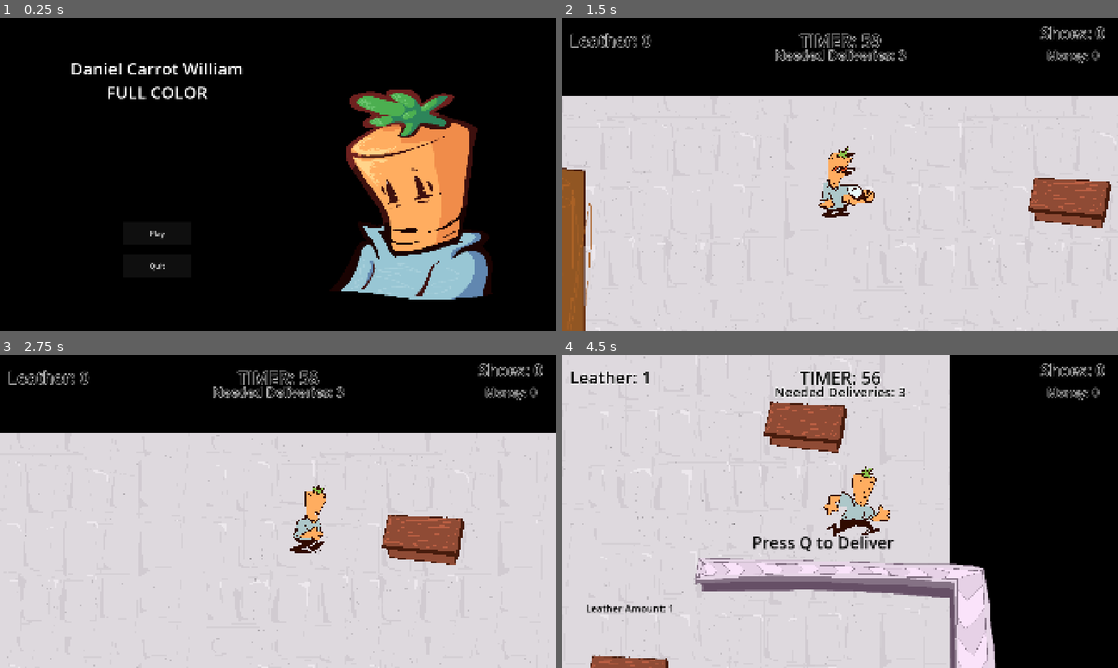
Above: before the commit, frames 1-4 (two rows, left to right).
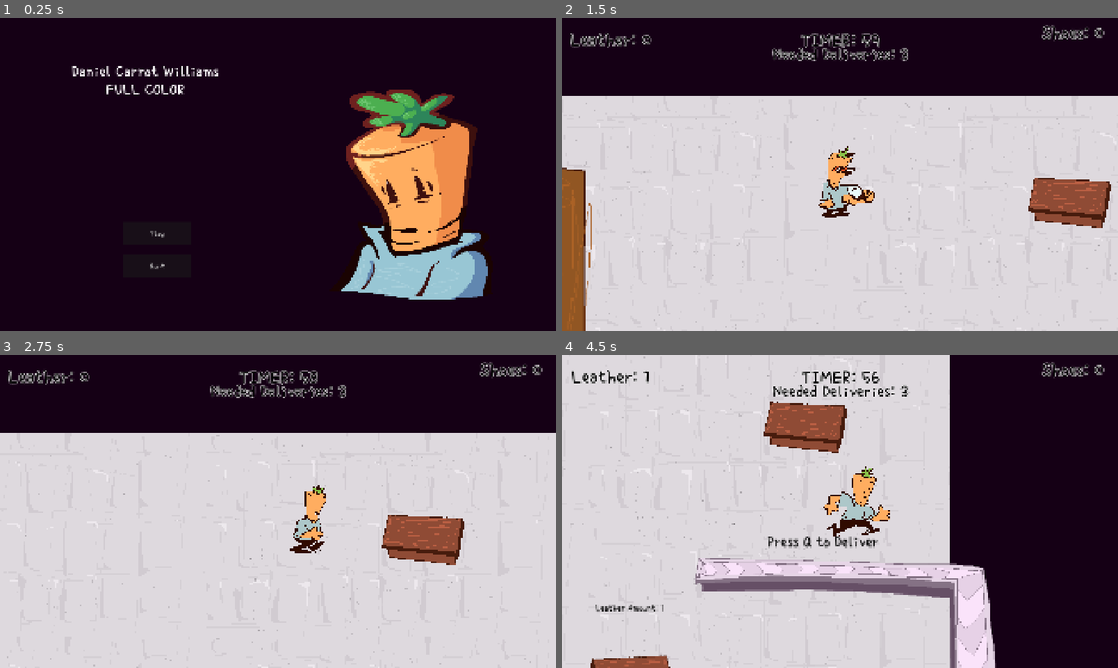
Above: after the commit, the same moments.

Repository: RONGAMES2/Mini-Jame-Gam-56-CAPITALISM
Game: Godot game, scene res://Scenes/main_menu.tscn
Same seed, same stepped clock (60 frames per second), same inputs: the game is played once before the commit and once after it.
Inputs:
- Up to frame 1 (0.25 s): no input
- Up to frame 2 (1.5 s): click "Play" at 0.5 s; click "Start" at 1.25 s
- Up to frame 3 (2.75 s): hold D (right) from 2.03 s (still down); tap E (Craft) at 2.1 s; tap Q (Deposit) at 2.3 s
- Up to frame 4 (4.5 s): release D (right) at 2.78 s; hold S (down) 2.78-3.53 s; tap Q (Deposit) at 2.85, 3.5, 3.8, 4.25, 4.35 s; tap E (Craft) at 3.05, 3.6 s; hold D (right) 3.53-4.28 s; hold W (up) from 4.28 s (still down)

The runs differ from the first frame. In frame 1, 1.4% of the frame differs, in the area x 12-44%, y 14-81%; in frame 2, 2.0%; in frame 3, 2.0%; in frame 4, 2.7%, in the area x 1-98%, y 2-100%.

Commit message:
LAST BATCH

Diff:
--- a/new-game-project/Scenes/UI.tscn
+++ b/new-game-project/Scenes/UI.tscn
@@ -1,6 +1,7 @@
 [gd_scene format=3 uid="uid://dbtxw1jpbbb5i"]
 
 [ext_resource type="Script" uid="uid://boleur2wrj2lj" path="res://Scripts/UI.gd" id="1_w371h"]
+[ext_resource type="FontFile" uid="uid://b72l0qsaxa2fx" path="res://Assets/Fonts/Single_Day/SingleDay-Regular.ttf" id="2_nxvpl"]
 
 [node name="UI" type="CanvasLayer" unique_id=1862808448]
 script = ExtResource("1_w371h")
@@ -16,7 +17,8 @@
 theme_override_colors/font_color = Color(0, 0, 0, 1)
 theme_override_colors/font_outline_color = Color(1, 1, 1, 1)
 theme_override_constants/outline_size = 8
-theme_override_font_sizes/font_size = 58
+theme_override_fonts/font = ExtResource("2_nxvpl")
+theme_override_font_sizes/font_size = 70
 text = "Leather: 0"
 horizontal_alignment = 1
 vertical_alignment = 1
@@ -36,12 +38,14 @@
 theme_override_colors/font_color = Color(0, 0, 0, 1)
 theme_override_colors/font_outline_color = Color(1, 1, 1, 1)
 theme_override_constants/outline_size = 8
-theme_override_font_sizes/font_size = 56
+theme_override_fonts/font = ExtResource("2_nxvpl")
+theme_override_font_sizes/font_size = 70
 text = "Shoes: 0"
 horizontal_alignment = 1
 vertical_alignment = 1
 
 [node name="MoneyText" type="BoxContainer" parent="." unique_id=2089039824]
+visible = false
 anchors_preset = 1
 anchor_left = 1.0
 anchor_right = 1.0
@@ -59,7 +63,8 @@
 theme_override_colors/font_color = Color(0, 0, 0, 1)
 theme_override_colors/font_outline_color = Color(1, 1, 1, 1)
 theme_override_constants/outline_size = 8
-theme_override_font_sizes/font_size = 41
+theme_override_fonts/font = ExtResource("2_nxvpl")
+theme_override_font_sizes/font_size = 70
 text = "Money: 0"
 horizontal_alignment = 1
 vertical_alignment = 1
@@ -80,7 +85,8 @@
 theme_override_colors/font_color = Color(0, 0, 0, 1)
 theme_override_colors/font_outline_color = Color(1, 1, 1, 1)
 theme_override_constants/outline_size = 8
-theme_override_font_sizes/font_size = 60
+theme_override_fonts/font = ExtResource("2_nxvpl")
+theme_override_font_sizes/font_size = 70
 text = "TIMER: 30"
 horizontal_alignment = 1
 vertical_alignment = 1
@@ -102,7 +108,8 @@
 theme_override_colors/font_color = Color(0, 0, 0, 1)
 theme_override_colors/font_outline_color = Color(1, 1, 1, 1)
 theme_override_constants/outline_size = 8
-theme_override_font_sizes/font_size = 46
+theme_override_fonts/font = ExtResource("2_nxvpl")
+theme_override_font_sizes/font_size = 63
 text = "Needed Deliveries: 0"
 horizontal_alignment = 1
 vertical_alignment = 1
--- a/new-game-project/Scenes/craft_station.tscn
+++ b/new-game-project/Scenes/craft_station.tscn
@@ -2,6 +2,7 @@
 
 [ext_resource type="Script" uid="uid://cr5yisq8sudl" path="res://Scripts/craft_station.gd" id="1_flvjj"]
 [ext_resource type="Texture2D" uid="uid://ct237fifjqiwr" path="res://Assets/Sprites/stuff.png" id="2_flvjj"]
+[ext_resource type="FontFile" uid="uid://b72l0qsaxa2fx" path="res://Assets/Fonts/Single_Day/SingleDay-Regular.ttf" id="3_il4ko"]
 
 [sub_resource type="RectangleShape2D" id="RectangleShape2D_g4v7s"]
 size = Vector2(220, 894)
@@ -30,6 +31,7 @@
 size_flags_vertical = 3
 theme_override_colors/font_color = Color(0, 0, 0, 1)
 theme_override_colors/font_outline_color = Color(1, 1, 1, 1)
+theme_override_fonts/font = ExtResource("3_il4ko")
 theme_override_font_sizes/font_size = 44
 text = "Press E to Craft"
 horizontal_alignment = 1
@@ -43,6 +45,7 @@
 offset_bottom = -104.0
 theme_override_colors/font_color = Color(0, 0, 0, 1)
 theme_override_colors/font_outline_color = Color(1, 1, 1, 1)
+theme_override_fonts/font = ExtResource("3_il4ko")
 text = "Needed Leather: 2"
 horizontal_alignment = 1
 vertical_alignment = 1
--- a/new-game-project/Scenes/delivery_station.tscn
+++ b/new-game-project/Scenes/delivery_station.tscn
@@ -2,6 +2,7 @@
 
 [ext_resource type="Script" uid="uid://4c678i5bjv8c" path="res://Scripts/delivery_station.gd" id="1_qt4r6"]
 [ext_resource type="Texture2D" uid="uid://bio2cqm5rkg6b" path="res://Assets/Sprites/items.png" id="2_2dtgu"]
+[ext_resource type="FontFile" uid="uid://b72l0qsaxa2fx" path="res://Assets/Fonts/Single_Day/SingleDay-Regular.ttf" id="3_qtp08"]
 
 [sub_resource type="AtlasTexture" id="AtlasTexture_qtp08"]
 atlas = ExtResource("2_2dtgu")
@@ -53,6 +54,7 @@
 size_flags_vertical = 3
 theme_override_colors/font_color = Color(0, 0, 0, 1)
 theme_override_colors/font_outline_color = Color(1, 1, 1, 1)
+theme_override_fonts/font = ExtResource("3_qtp08")
 theme_override_font_sizes/font_size = 44
 text = "Press Q to Deliver"
 horizontal_alignment = 1
--- a/new-game-project/Scenes/leather_station.tscn
+++ b/new-game-project/Scenes/leather_station.tscn
@@ -2,6 +2,7 @@
 
 [ext_resource type="Script" uid="uid://bsls6tdwdaaxw" path="res://Scripts/leather_station.gd" id="1_hpa14"]
 [ext_resource type="Texture2D" uid="uid://bio2cqm5rkg6b" path="res://Assets/Sprites/items.png" id="2_hpa14"]
+[ext_resource type="FontFile" uid="uid://b72l0qsaxa2fx" path="res://Assets/Fonts/Single_Day/SingleDay-Regular.ttf" id="3_bq7m2"]
 
 [sub_resource type="CircleShape2D" id="CircleShape2D_bq7m2"]
 radius = 215.33463
@@ -29,6 +30,22 @@
 [node name="Cooldown" type="Timer" parent="." unique_id=2018116725]
 wait_time = 0.5
 
+[node name="Instructions" type="Label" parent="." unique_id=206745870]
+visible = false
+offset_left = -333.0
+offset_top = -193.0
+offset_right = 337.0
+offset_bottom = -59.0
+size_flags_horizontal = 3
+size_flags_vertical = 3
+theme_override_colors/font_color = Color(0, 0, 0, 1)
+theme_override_colors/font_outline_color = Color(1, 1, 1, 1)
+theme_override_fonts/font = ExtResource("3_bq7m2")
+theme_override_font_sizes/font_size = 44
+text = "Press E to make leather"
+horizontal_alignment = 1
+vertical_alignment = 1
+
 [connection signal="body_entered" from="." to="." method="_on_body_entered"]
 [connection signal="body_exited" from="." to="." method="_on_body_exited"]
 [connection signal="timeout" from="Cooldown" to="." method="_on_cooldown_timeout"]
--- a/new-game-project/Scenes/main_menu.tscn
+++ b/new-game-project/Scenes/main_menu.tscn
@@ -2,9 +2,11 @@
 
 [ext_resource type="Script" uid="uid://c3v8iwskm725p" path="res://Scripts/main_menu.gd" id="1_28flt"]
 [ext_resource type="Texture2D" uid="uid://tjlqcbjf5jbb" path="res://Assets/Sprites/Screenshot 2026-06-28 104052.png" id="2_48xlc"]
+[ext_resource type="FontFile" uid="uid://b72l0qsaxa2fx" path="res://Assets/Fonts/Single_Day/SingleDay-Regular.ttf" id="2_opfnp"]
 [ext_resource type="Texture2D" uid="uid://cmdx82n40i7tb" path="res://Assets/Sprites/Screenshot 2026-06-28 105303.png" id="3_1ehe0"]
 [ext_resource type="Texture2D" uid="uid://dcsxcvl4ej1ku" path="res://Assets/Sprites/Screenshot 2026-06-28 110811.png" id="4_ce3w2"]
 [ext_resource type="Texture2D" uid="uid://fpworbbyfdf0" path="res://Assets/Sprites/CARROOOOTTTT.png" id="5_n45e2"]
+[ext_resource type="AudioStream" uid="uid://doxsrngx3uama" path="res://Assets/Sound/audiomass-output.mp3" id="7_cp0ys"]
 
 [sub_resource type="Theme" id="Theme_g4v7s"]
 
@@ -17,7 +19,7 @@
 anchor_right = 0.5
 offset_left = -766.0
 offset_top = 94.0
-offset_right = -69.0
+offset_right = -149.0
 offset_bottom = 337.0
 grow_horizontal = 2
 
@@ -25,8 +27,9 @@
 layout_mode = 2
 size_flags_horizontal = 3
 size_flags_vertical = 1
+theme_override_fonts/font = ExtResource("2_opfnp")
 theme_override_font_sizes/font_size = 58
-text = "Daniel Carrot William FULL COLOR"
+text = "Daniel Carrot Williams FULL COLOR"
 horizontal_alignment = 1
 vertical_alignment = 1
 autowrap_mode = 3
@@ -48,7 +51,8 @@
 layout_mode = 2
 size_flags_horizontal = 3
 theme = SubResource("Theme_g4v7s")
-theme_override_font_sizes/font_size = 26
+theme_override_fonts/font = ExtResource("2_opfnp")
+theme_override_font_sizes/font_size = 31
 text = "Play"
 
 [node name="Quit" type="BoxContainer" parent="." unique_id=1645671369]
@@ -68,7 +72,8 @@
 layout_mode = 2
 size_flags_horizontal = 3
 theme = SubResource("Theme_g4v7s")
-theme_override_font_sizes/font_size = 26
+theme_override_fonts/font = ExtResource("2_opfnp")
+theme_override_font_sizes/font_size = 31
 text = "Quit
 "
 
@@ -104,7 +109,8 @@
 layout_mode = 2
 size_flags_horizontal = 3
 theme = SubResource("Theme_g4v7s")
-theme_override_font_sizes/font_size = 26
+theme_override_fonts/font = ExtResource("2_opfnp")
+theme_override_font_sizes/font_size = 31
 text = "Start"
 
 [node name="LeatherStationInfo" type="BoxContainer" parent="Instructions Tab" unique_id=785397179]
@@ -112,7 +118,7 @@
 anchors_preset = 5
 anchor_left = 0.5
 anchor_right = 0.5
-offset_left = -734.0
+offset_left = -394.0
 offset_top = 66.0
 offset_right = 734.0
 offset_bottom = 248.0
@@ -122,10 +128,12 @@
 layout_mode = 2
 size_flags_horizontal = 3
 size_flags_vertical = 1
-theme_override_font_sizes/font_size = 28
-text = "Click the E button on the Leather Station to make leather."
-horizontal_alignment = 1
-vertical_alignment = 1
+theme_override_fonts/font = ExtResource("2_opfnp")
+theme_override_font_sizes/font_size = 31
+text = "Click the E button on the Leather Station to make leather. Leather can also passively regenerate at the Auto-Leather Station."
+horizontal_alignment = 1
+vertical_alignment = 1
+autowrap_mode = 2
 
 [node name="LeatherStation" type="BoxContainer" parent="Instructions Tab" unique_id=115514897]
 layout_mode = 0
@@ -145,7 +153,7 @@
 anchors_preset = 5
 anchor_left = 0.5
 anchor_right = 0.5
-offset_left = -734.0
+offset_left = -375.0
 offset_top = 370.0
 offset_right = 734.0
 offset_bottom = 552.0
@@ -155,10 +163,12 @@
 layout_mode = 2
 size_flags_horizontal = 3
 size_flags_vertical = 1
-theme_override_font_sizes/font_size = 28
-text = "Click the E button on the Crafting Station to make shoes."
-horizontal_alignment = 1
-vertical_alignment = 1
+theme_override_fonts/font = ExtResource("2_opfnp")
+theme_override_font_sizes/font_size = 31
+text = "Click the E button on the Crafting Station to make shoes. Each pair of shoes costs a certain amount of leather and the amount of leather needed to make shoes will increase as the game continues."
+horizontal_alignment = 1
+vertical_alignment = 1
+autowrap_mode = 2
 
 [node name="CraftStation" type="BoxContainer" parent="Instructions Tab" unique_id=1463168390]
 layout_mode = 0
@@ -178,9 +188,9 @@
 anchors_preset = 5
 anchor_left = 0.5
 anchor_right = 0.5
-offset_left = -734.0
+offset_left = -398.0
 offset_top = 709.0
-offset_right = 734.0
+offset_right = 751.0
 offset_bottom = 891.0
 grow_horizontal = 2
 
@@ -188,10 +198,12 @@
 layout_mode = 2
 size_flags_horizontal = 3
 size_flags_vertical = 1
-theme_override_font_sizes/font_size = 28
-text = "Click the Q button on the Delivery Line to deliver shoes."
-horizontal_alignment = 1
-vertical_alignment = 1
+theme_override_fonts/font = ExtResource("2_opfnp")
+theme_override_font_sizes/font_size = 31
+text = "Click the Q button on the Delivery Line to deliver shoes. Make sure to deliver the needed amount of shoes before time runs out."
+horizontal_alignment = 1
+vertical_alignment = 1
+autowrap_mode = 2
 
 [node name="DeliveryStation" type="BoxContainer" parent="Instructions Tab" unique_id=1225622121]
 layout_mode = 0
@@ -206,6 +218,10 @@
 texture = ExtResource("4_ce3w2")
 expand_mode = 1
 
+[node name="AudioStreamPlayer2D" type="AudioStreamPlayer2D" parent="." unique_id=2138673550]
+stream = ExtResource("7_cp0ys")
+autoplay = true
+
 [connection signal="pressed" from="Play/PlayButton" to="." method="_on_play_button_pressed"]
 [connection signal="pressed" from="Quit/QuitButton" to="." method="_on_quit_button_pressed"]
 [connection signal="pressed" from="Instructions Tab/Start/StartButton" to="." method="_on_start_button_pressed"]
--- a/new-game-project/Scenes/player.tscn
+++ b/new-game-project/Scenes/player.tscn
@@ -3,6 +3,7 @@
 [ext_resource type="Script" uid="uid://c3ubxpp10k6x6" path="res://Scripts/player.gd" id="1_v0iea"]
 [ext_resource type="Texture2D" uid="uid://5mc62o6u0yka" path="res://Assets/Sprites/WCD Idle.png" id="2_6t5aa"]
 [ext_resource type="Texture2D" uid="uid://cyv16tapfjhcd" path="res://Assets/Sprites/WCD Run.png" id="3_vgqql"]
+[ext_resource type="AudioStream" uid="uid://dqx5rtbg7rh3d" path="res://Assets/Sound/Untitled song (Jun 28%2C 2026 12%3A57 PM).mp3" id="4_vgqql"]
 
 [sub_resource type="AtlasTexture" id="AtlasTexture_fkybt"]
 atlas = ExtResource("2_6t5aa")
@@ -94,3 +95,8 @@
 [node name="Camera2D" type="Camera2D" parent="." unique_id=1147995408]
 zoom = Vector2(1.3, 1.3)
 position_smoothing_enabled = true
+
+[node name="AudioStreamPlayer2D" type="AudioStreamPlayer2D" parent="." unique_id=1993766880]
+stream = ExtResource("4_vgqql")
+volume_db = -10.0
+autoplay = true
--- a/new-game-project/Scenes/regen_station.tscn
+++ b/new-game-project/Scenes/regen_station.tscn
@@ -2,6 +2,7 @@
 
 [ext_resource type="Script" uid="uid://c86bpg6ixi5pm" path="res://Scripts/regen_station.gd" id="1_8ye41"]
 [ext_resource type="Texture2D" uid="uid://bio2cqm5rkg6b" path="res://Assets/Sprites/items.png" id="2_8ye41"]
+[ext_resource type="FontFile" uid="uid://b72l0qsaxa2fx" path="res://Assets/Fonts/Single_Day/SingleDay-Regular.ttf" id="3_bdda5"]
 
 [sub_resource type="RectangleShape2D" id="RectangleShape2D_g4v7s"]
 size = Vector2(299, 212)
@@ -18,6 +19,7 @@
 
 [node name="Sprite2D" type="Sprite2D" parent="." unique_id=1328009726]
 texture = ExtResource("2_8ye41")
+flip_h = true
 region_enabled = true
 region_rect = Rect2(1451.3412, 93.64891, 333.37573, 198.09282)
 
@@ -32,6 +34,7 @@
 offset_bottom = -160.0
 theme_override_colors/font_color = Color(0, 0, 0, 1)
 theme_override_colors/font_outline_color = Color(1, 1, 1, 1)
+theme_override_fonts/font = ExtResource("3_bdda5")
 theme_override_font_sizes/font_size = 26
 text = "Item Amount: 0"
 horizontal_alignment = 1
--- a/new-game-project/Scenes/test_scene.tscn
+++ b/new-game-project/Scenes/test_scene.tscn
@@ -7,6 +7,8 @@
 [ext_resource type="PackedScene" uid="uid://bp08gyfr2elgf" path="res://Scenes/delivery_station.tscn" id="5_ak5v8"]
 [ext_resource type="Texture2D" uid="uid://bolncpffwbub2" path="res://Assets/Sprites/stuff1.png" id="6_x033f"]
 [ext_resource type="PackedScene" uid="uid://dcwsqjpd4odop" path="res://Scenes/leather_station.tscn" id="7_rdbpf"]
+[ext_resource type="Script" uid="uid://b8ouj7mgdpb4o" path="res://Scripts/retry_menu.gd" id="8_d3awe"]
+[ext_resource type="FontFile" uid="uid://b72l0qsaxa2fx" path="res://Assets/Fonts/Single_Day/SingleDay-Regular.ttf" id="9_yglu3"]
 
 [sub_resource type="RectangleShape2D" id="RectangleShape2D_g4v7s"]
 size = Vector2(1919, 45)
@@ -14,12 +16,14 @@
 [node name="Test Scene" type="Node2D" unique_id=96555768]
 
 [node name="Player" parent="." unique_id=1114874733 groups=["Player"] instance=ExtResource("1_3dogw")]
+process_mode = 1
 position = Vector2(890, 194)
 
 [node name="RegenStation" parent="." unique_id=159219671 instance=ExtResource("2_r5l72")]
 position = Vector2(1033, 943)
 
 [node name="UI" parent="." unique_id=1862808448 instance=ExtResource("3_50ct6")]
+visible = false
 
 [node name="Craft Station" parent="." unique_id=651509721 instance=ExtResource("4_hb2xm")]
 position = Vector2(94, 604)
@@ -69,3 +73,98 @@
 [node name="CollisionShape2D" type="CollisionShape2D" parent="Wall4" unique_id=833470839]
 position = Vector2(949.5, 12.5)
 shape = SubResource("RectangleShape2D_g4v7s")
+
+[node name="Retry Menu" type="CanvasLayer" parent="." unique_id=604712002]
+process_mode = 3
+script = ExtResource("8_d3awe")
+
+[node name="Retry Text" type="BoxContainer" parent="Retry Menu" unique_id=11320877]
+anchors_preset = 5
+anchor_left = 0.5
+anchor_right = 0.5
+offset_left = -160.0
+offset_top = 83.0
+offset_right = 161.0
+offset_bottom = 170.0
+grow_horizontal = 2
+
+[node name="Label" type="Label" parent="Retry Menu/Retry Text" unique_id=1510031926]
+layout_mode = 2
+size_flags_horizontal = 3
+size_flags_vertical = 1
+theme_override_colors/font_color = Color(0, 0, 0, 1)
+theme_override_colors/font_outline_color = Color(1, 1, 1, 1)
+theme_override_constants/outline_size = 8
+theme_override_fonts/font = ExtResource("9_yglu3")
+theme_override_font_sizes/font_size = 86
+text = "You Lost!"
+horizontal_alignment = 1
+vertical_alignment = 1
+
+[node name="Retry" type="BoxContainer" parent="Retry Menu" unique_id=976895907]
+anchors_preset = 8
+anchor_left = 0.5
+anchor_top = 0.5
+anchor_right = 0.5
+anchor_bottom = 0.5
+offset_left = -77.0
+offset_top = 103.0
+offset_right = 77.0
+offset_bottom = 170.0
+grow_horizontal = 2
+grow_vertical = 2
+
+[node name="RetryButton" type="Button" parent="Retry Menu/Retry" unique_id=1883680428]
+process_mode = 3
+layout_mode = 2
+size_flags_horizontal = 3
+theme_override_fonts/font = ExtResource("9_yglu3")
+theme_override_font_sizes/font_size = 58
+text = "   Retry?  "
+
+[node name="Main Menu" type="BoxContainer" parent="Retry Menu" unique_id=1440568442]
+anchors_preset = 8
+anchor_left = 0.5
+anchor_top = 0.5
+anchor_right = 0.5
+anchor_bottom = 0.5
+offset_left = -77.0
+offset_top = 195.0
+offset_right = 77.0
+offset_bottom = 262.0
+grow_horizontal = 2
+grow_vertical = 2
+
+[node name="MainMenuButton" type="Button" parent="Retry Menu/Main Menu" unique_id=661699584]
+process_mode = 3
+layout_mode = 2
+size_flags_horizontal = 3
+theme_override_fonts/font = ExtResource("9_yglu3")
+theme_override_font_sizes/font_size = 58
+text = "Main Menu"
+
+[node name="DeliveredShoes" type="BoxContainer" parent="Retry Menu" unique_id=466039630]
+anchors_preset = 5
+anchor_left = 0.5
+anchor_right = 0.5
+offset_left = -290.0
+offset_top = 290.0
+offset_right = 292.0
+offset_bottom = 377.0
+grow_horizontal = 2
+
+[node name="Label" type="Label" parent="Retry Menu/DeliveredShoes" unique_id=1834877295]
+layout_mode = 2
+size_flags_horizontal = 3
+size_flags_vertical = 1
+theme_override_colors/font_color = Color(0, 0, 0, 1)
+theme_override_colors/font_outline_color = Color(1, 1, 1, 1)
+theme_override_constants/outline_size = 8
+theme_override_fonts/font = ExtResource("9_yglu3")
+theme_override_font_sizes/font_size = 86
+text = "Delivered Shoes: 0"
+horizontal_alignment = 1
+vertical_alignment = 1
+
+[connection signal="pressed" from="Retry Menu/Retry/RetryButton" to="Retry Menu" method="_on_retry_button_pressed"]
+[connection signal="pressed" from="Retry Menu/Main Menu/MainMenuButton" to="Retry Menu" method="_on_main_menu_button_pressed"]
--- a/new-game-project/Scripts/UI.gd
+++ b/new-game-project/Scripts/UI.gd
@@ -17,6 +17,11 @@
 	timer_text.text = "TIMER: %02d" % Timer()
 	delivery_text.text = "Needed Deliveries: " + str(GameManager.needed_deliveries)
 
+	if GameManager.player_lost:
+		visible = false
+	else:
+		visible = true
+
 
 func Timer():
 	var time_left = GameManager.delivery_timer.time_left
--- a/new-game-project/Scripts/delivery_station.gd
+++ b/new-game-project/Scripts/delivery_station.gd
@@ -18,11 +18,13 @@
 				GameManager.Money += 100
 				GameManager.Shoe_amount -= 1
 				GameManager.needed_deliveries -= 1
+				GameManager.total_deliveries += 1
 		elif GameManager.needed_deliveries > GameManager.Shoe_amount:
 			for x in range(GameManager.Shoe_amount):
 				GameManager.Money += 100
 				GameManager.Shoe_amount -= 1
 				GameManager.needed_deliveries -= 1
+				GameManager.total_deliveries += 1
 
 	if GameManager.needed_deliveries <= 0:
 		GameManager.Reset_Timer()
--- a/new-game-project/Scripts/game_manager.gd
+++ b/new-game-project/Scripts/game_manager.gd
@@ -8,15 +8,20 @@
 @onready var Money = 0
 @onready var delivery_timer: Timer = $DeliveryTimer
 
+var player_lost = false
+
 var needed_deliveries = 0
 var min_deliveries = 2
 var max_deliveries = 5
+var total_deliveries = 0
 
 var finished_deliveries = 0
 var delivery_buff = 5
 
 # Called when the node enters the scene tree for the first time.
 func _ready() -> void:
+	player_lost = false
+	total_deliveries = 0
 	needed_deliveries = 3
 	finished_deliveries = 0
 	delivery_buff = 5
@@ -37,4 +42,5 @@
 
 
 func _on_delivery_timer_timeout() -> void:
-	get_tree().quit()
+	player_lost = true
+	get_tree().paused = true
--- a/new-game-project/Scripts/leather_station.gd
+++ b/new-game-project/Scripts/leather_station.gd
@@ -1,6 +1,7 @@
 extends Area2D
 
 @onready var cooldown: Timer = $Cooldown
+@onready var instructions: Label = $Instructions
 
 var can_make = false
 var no_cool = true
@@ -22,13 +23,13 @@
 func _on_body_entered(body: Node2D) -> void:
 	if body.is_in_group("Player"):
 		can_make = true
-
+		instructions.visible = true
 
 
 func _on_body_exited(body: Node2D) -> void:
 	if body.is_in_group("Player"):
 		can_make = false
-
+		instructions.visible = false
 
 
 func _on_cooldown_timeout() -> void:
--- a/new-game-project/Scripts/player.gd
+++ b/new-game-project/Scripts/player.gd
@@ -35,4 +35,5 @@
 	if velocity == Vector2(0, 0):
 		sprite_2d.animation = "Idle"
 
+
 	move_and_slide()
--- /dev/null
+++ b/new-game-project/Scripts/retry_menu.gd
@@ -0,0 +1,29 @@
+extends CanvasLayer
+
+@onready var label: Label = $DeliveredShoes/Label
+
+
+# Called when the node enters the scene tree for the first time.
+func _ready() -> void:
+	pass # Replace with function body.
+
+
+# Called every frame. 'delta' is the elapsed time since the previous frame.
+func _process(delta: float) -> void:
+	if GameManager.player_lost:
+		visible = true
+	else:
+		visible = false
+	label.text = "Total Deliveries: " + str(GameManager.total_deliveries)
+
+
+func _on_retry_button_pressed() -> void:
+	GameManager.player_lost = false
+	get_tree().paused = !get_tree().paused
+	get_tree().reload_current_scene()
+
+
+func _on_main_menu_button_pressed() -> void:
+	GameManager.player_lost = false
+	get_tree().paused = !get_tree().paused
+	get_tree().change_scene_to_file("res://Scenes/main_menu.tscn")
--- a/new-game-project/project.godot
+++ b/new-game-project/project.godot
@@ -76,4 +76,4 @@
 
 rendering_device/driver.windows="d3d12"
 renderer/rendering_method="mobile"
-environment/defaults/default_clear_color=Color(0, 0, 0, 1)
+environment/defaults/default_clear_color=Color(0.08299694, 6.285575e-06, 0.08299606, 1)
Not shown, added: new-game-project/Assets/Fonts/Single_Day/OFL.txt
Binary file added: new-game-project/Assets/Fonts/Single_Day/SingleDay-Regular.ttf
Not shown, added: new-game-project/Assets/Fonts/Single_Day/SingleDay-Regular.ttf.import
Not shown, added: new-game-project/Assets/Sound/Untitled song (Jun 28%2C 2026 12%3A57 PM).mp3.import
Not shown, added: new-game-project/Assets/Sound/audiomass-output.mp3.import
Not shown, added: new-game-project/Scripts/retry_menu.gd.uid
Not shown, added: new-game-project/export_presets.cfg
Not shown, added: new-game-project/Assets/Sound/Untitled song (Jun 28%2C 2026 12%3A57 PM).mp3
Not shown, added: new-game-project/Assets/Sound/audiomass-output.mp3
